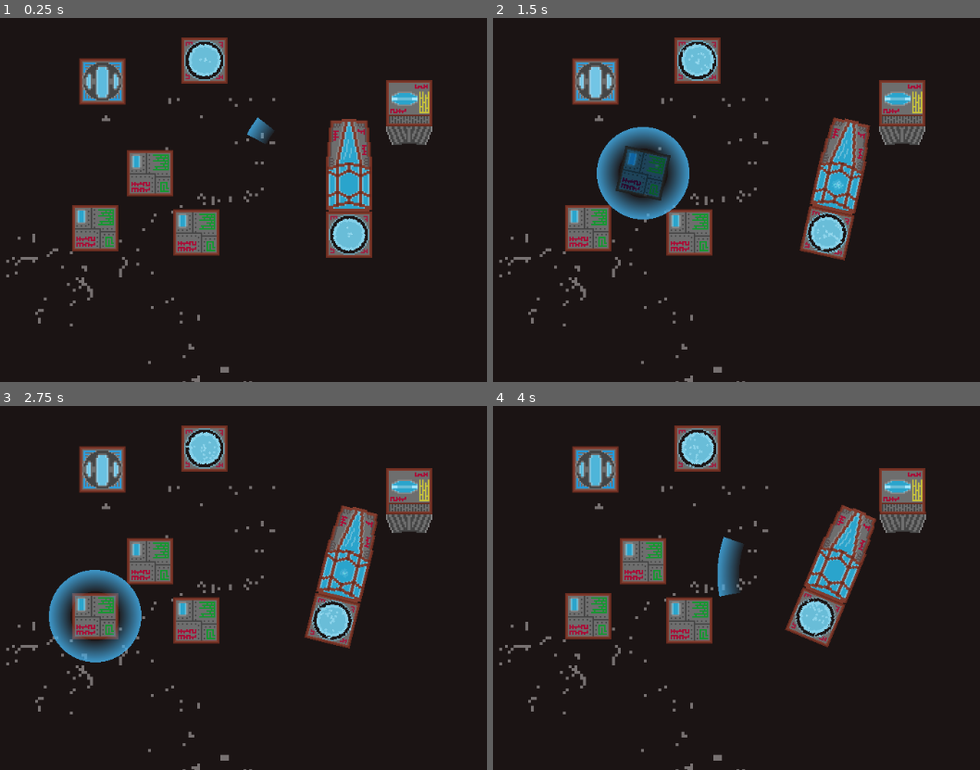
Above: before the commit, frames 1-4 (two rows, left to right).
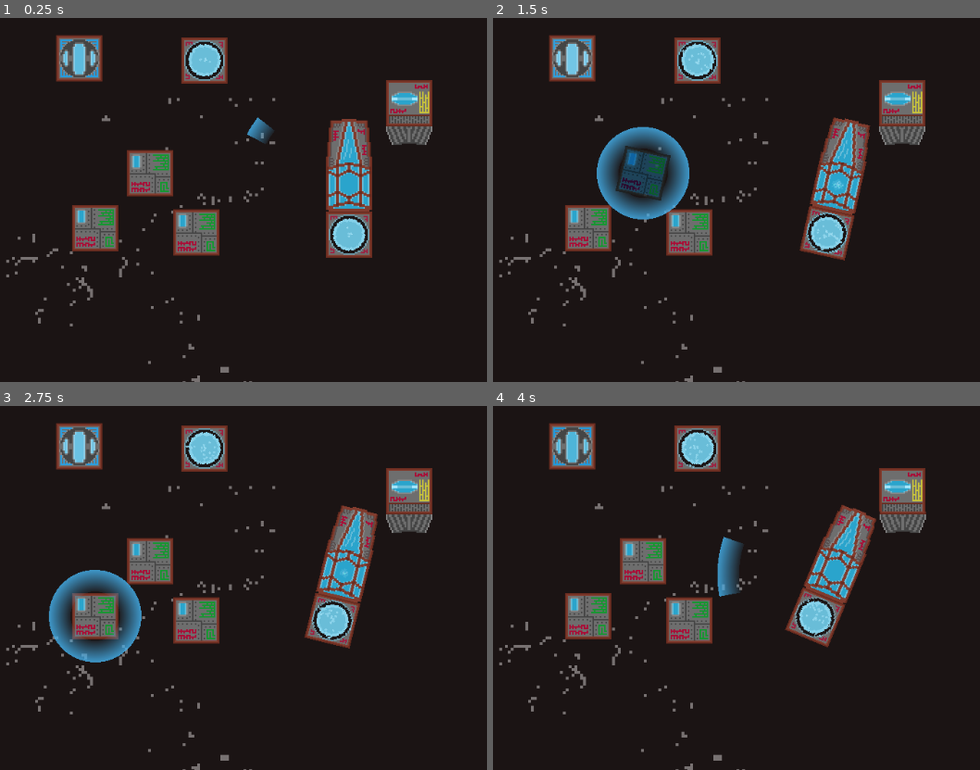
Above: after the commit, the same moments.

Repository: CiaranWoodward/LD45
Game: Godot game, scene res://Space.tscn
Same seed, same stepped clock (60 frames per second), same inputs: the game is played once before the commit and once after it.
Inputs (mouse positions are in pixels of both pictures, inside the frame that each line leads up to):
- Up to frame 1 (0.25 s): no input
- Up to frame 2 (1.5 s): hold D (rot_right) 0.53-1.28 s; hold Space (shoot) 0.53-1.28 s; click (843, 163) at 0.67 s; move the mouse to (643, 174) at 1.27 s; hold A (rot_left) from 1.28 s (still down); tap Tab (toggle_build) at 1.35 s; click (643, 174) at 1.42 s
- Up to frame 3 (2.75 s): move the mouse to (97, 617) at 2.02 s; release A (rot_left) at 2.03 s; hold D (rot_right) from 2.03 s (still down); hold Space (shoot) from 2.03 s (still down); click (97, 617) at 2.17 s
- Up to frame 4 (4 s): move the mouse to (687, 620) at 2.77 s; release D (rot_right) at 2.78 s; release Space (shoot) at 2.78 s; hold W (thrust) 2.78-3.53 s; tap Tab (toggle_build) at 2.85 s; click (687, 620) at 2.92 s; move the mouse to (643, 562) at 3.52 s; hold A (rot_left) from 3.53 s (still down); hold Space (shoot) from 3.53 s (still down); click (643, 562) at 3.67 s

The runs differ from the first frame. In frame 1, 2.1% of the frame differs, in the area x 11-26%, y 4-24%; in frame 2, 2.1%; in frame 3, 2.1%; in frame 4, 2.1%.

Commit message:
Make all modules (except core) buildable

Diff:
--- a/Gun.gd
+++ b/Gun.gd
@@ -5,3 +5,8 @@
 var is_connected_check : bool = false
 var blocked_tile : Vector2 = Vector2(0, -1)
 onready var collision_shapes = [get_node("CollisionShape2D"), get_node("CollisionShape2D2")]
+
+onready var mGlobal = get_node("/root/Global")
+func _input_event(viewport, event, shape_idx):
+	if event is InputEventMouseButton && event.get_button_index() == BUTTON_LEFT && event.pressed:
+		mGlobal.part_picked(self)
--- a/Gun.tscn
+++ b/Gun.tscn
@@ -12,6 +12,7 @@
 extents = Vector2( 5.22357, 22.2097 )
 
 [node name="Gun" type="RigidBody2D"]
+input_pickable = true
 gravity_scale = 0.0
 script = ExtResource( 1 )
 
--- a/PlayerCore.gd
+++ b/PlayerCore.gd
@@ -142,7 +142,6 @@
 		blocked_tiles.remove(blocked_tiles.find(part.blocked_tile + mapCoords))
 
 	var gcoords = part.get_global_position()
-	print(connected_tiles[part.map_coords].name)
 	connected_tiles.erase(part.map_coords)
 	mRootNode.remove_child(part)
 	part.mode = RigidBody2D.MODE_RIGID
--- a/Reactor.gd
+++ b/Reactor.gd
@@ -6,3 +6,8 @@
 var is_connected : bool = false
 var is_connected_check : bool = false
 onready var collision_shapes = [get_node("CollisionShape2D")]
+
+onready var mGlobal = get_node("/root/Global")
+func _input_event(viewport, event, shape_idx):
+	if event is InputEventMouseButton && event.get_button_index() == BUTTON_LEFT && event.pressed:
+		mGlobal.part_picked(self)
--- a/Reactor.tscn
+++ b/Reactor.tscn
@@ -9,22 +9,20 @@
 extents = Vector2( 32, 32 )
 
 [node name="Reactor" type="RigidBody2D"]
+input_pickable = true
 gravity_scale = 0.0
 script = ExtResource( 1 )
 
 [node name="Background" type="Sprite" parent="."]
 scale = Vector2( 2, 2 )
 texture = ExtResource( 2 )
-centered = false
 
 [node name="CollisionShape2D" type="CollisionShape2D" parent="."]
-position = Vector2( 32, 32 )
 shape = SubResource( 1 )
 
 [node name="ReactorGlow" type="Sprite" parent="."]
 scale = Vector2( 2, 2 )
 texture = ExtResource( 3 )
-centered = false
 script = ExtResource( 4 )
 
 [node name="Tween" type="Tween" parent="ReactorGlow"]
--- a/Thruster.gd
+++ b/Thruster.gd
@@ -8,3 +8,8 @@
 var is_connected_check : bool = false
 var blocked_tile : Vector2 = Vector2(0, 1)
 onready var collision_shapes = [get_node("CollisionShape2D")]
+
+onready var mGlobal = get_node("/root/Global")
+func _input_event(viewport, event, shape_idx):
+	if event is InputEventMouseButton && event.get_button_index() == BUTTON_LEFT && event.pressed:
+		mGlobal.part_picked(self)
--- a/Thruster.tscn
+++ b/Thruster.tscn
@@ -39,6 +39,7 @@
 extents = Vector2( 27.8271, 42.3598 )
 
 [node name="Thruster" type="RigidBody2D"]
+input_pickable = true
 gravity_scale = 0.0
 script = ExtResource( 1 )
 rotational_power = 500.0
